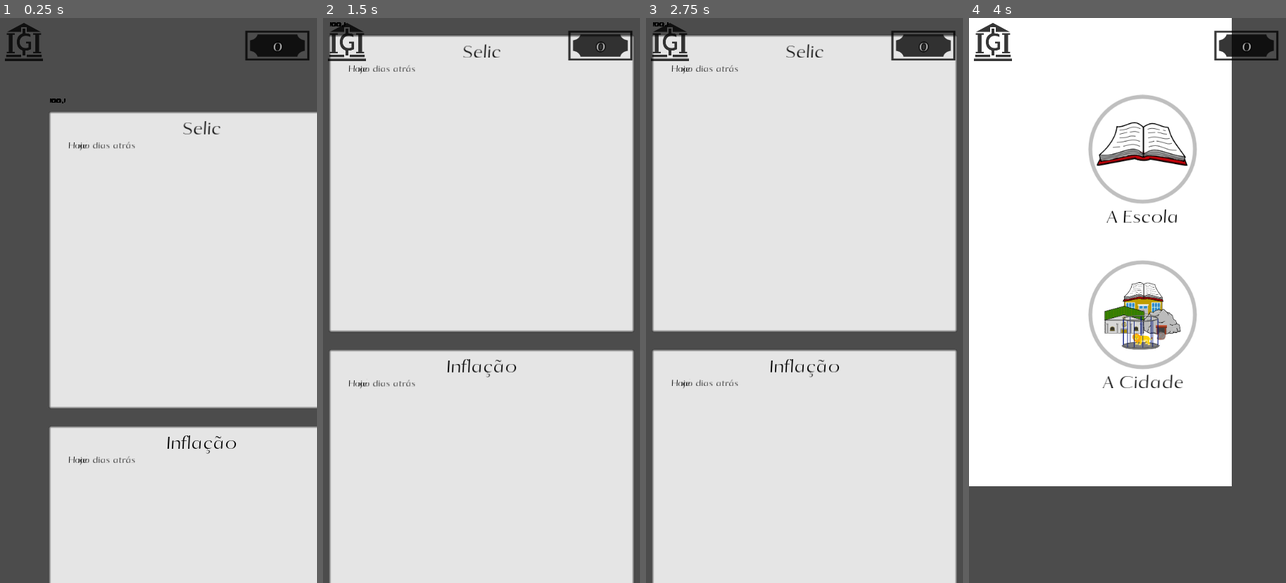
Above: before the commit, frames 1-4 (left to right).
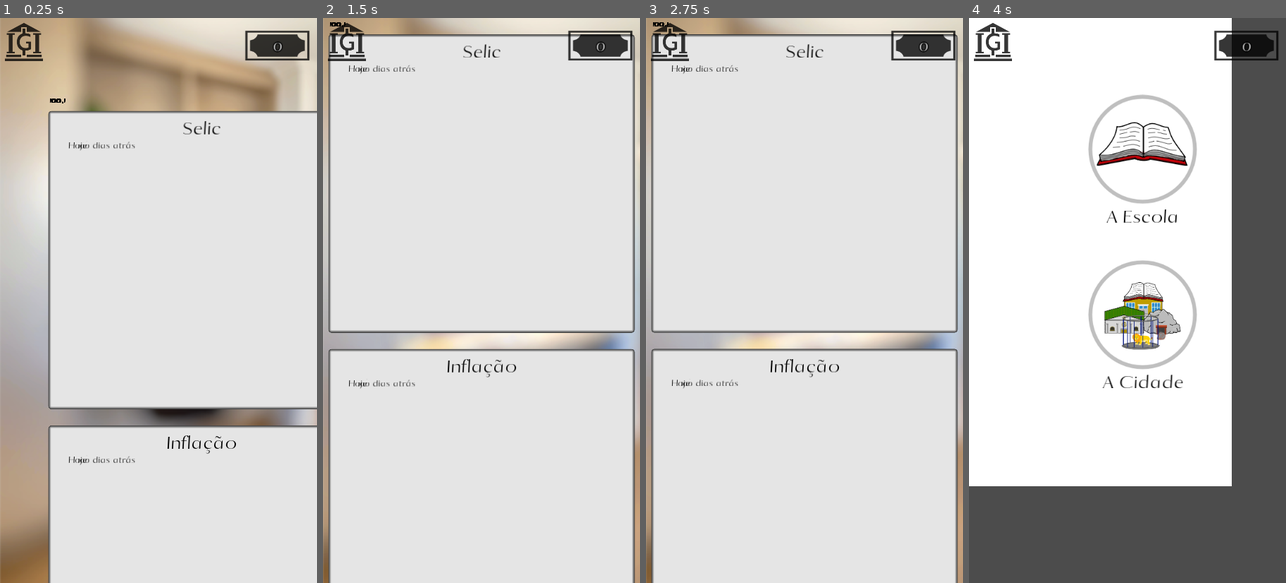
Above: after the commit, the same moments.

Repository: AndreMoukarzel/Grana-Preta
Game: Godot game, scene res://home/Home.tscn
The game is run twice, just before and just after one commit, with the same random seed, the same clock (stepped at 60 frames per second) and the same inputs. This scene is started directly instead of the project's main scene. The engine's default icon, where the game draws it, is replaced by a stand-in: a white triangle on a blue panel in a dark square.
Inputs (mouse positions are in pixels of both pictures, inside the frame that each line leads up to):
- Up to frame 1 (0.25 s): no input
- Up to frame 2 (1.5 s): move the mouse to (551, 272) at 0.52 s; click (551, 272) at 0.67 s; drag from (418, 328) to (465, 413) at 1.27 s
- Up to frame 3 (2.75 s): tap Enter at 2 s; move the mouse to (836, 176) at 2.02 s; click (836, 176) at 2.17 s
- Up to frame 4 (4 s): click (994, 40) at 2.75 s; click (1038, 215) at 3.5 s

The runs differ from the first frame. In frame 1, 31% of the frame differs, in the area x 0-100%, y 0-100%; in frame 2, 9.1%; in frame 3, 9.1%; in frame 4, nothing differs.
Error in both runs: Division By Zero in operator '/'. (res://home/IndexDisplay.gd:28)

Commit message:
Add Background to Home

Diff:
--- a/home/Home.gd
+++ b/home/Home.gd
@@ -1,40 +1,4 @@
 extends Control
-
-const ID_SCN = preload("res://home/IndexDisplay.tscn")
-
-func _ready():
-	var SelicGraph     = ID_SCN.instance()
-	var InflationGraph = ID_SCN.instance()
-
-	add_child(SelicGraph)
-	SelicGraph.set_current_graph("LineGraph", Save.selic_last100, Vector2(10, 70),
-	                             {"size" : Vector2(556, 500)})
-	add_title_to_graph("Selic", SelicGraph)
-
-	add_child(InflationGraph)
-	InflationGraph.set_current_graph("LineGraph", Save.inflation_last100, Vector2(10, 640),
-	                                 {"size" : Vector2(556, 500), "color" : Color(1, .1, .1, .8)})
-	add_title_to_graph("Inflação", InflationGraph)
-
-
-func add_title_to_graph(title : String, Graph):
-	var Bg = Graph.get_node("Background")
-	var l = Label.new()
-	var text_font
-
-	Bg.rect_size     += Vector2(0, 40)
-	Bg.rect_position -= Vector2(0, 40)
-	text_font            = DynamicFont.new()
-	text_font.size       = 40
-	text_font.font_data  = load("res://school/Lessons/LessonFont.otf")
-	text_font.use_filter = true
-	l.set("custom_fonts/font", text_font)
-	l.add_color_override("font_color", Color(0, 0, 0))
-	l.align = Label.ALIGN_CENTER
-	l.text = title
-	l.rect_size = Vector2(556, 1)
-	l.rect_position = Vector2(10, Graph.current_graph.pos.y - 45)
-	Graph.add_child(l)
 
 
 func _on_HUD_on_Back_pressed():
--- a/home/Home.tscn
+++ b/home/Home.tscn
@@ -1,8 +1,10 @@
-[gd_scene load_steps=4 format=2]
+[gd_scene load_steps=6 format=2]
 
 [ext_resource path="res://home/Home.gd" type="Script" id=1]
 [ext_resource path="res://HUD.tscn" type="PackedScene" id=2]
-[ext_resource path="res://SwipeHandler.tscn" type="PackedScene" id=3]
+[ext_resource path="res://home/house_treated.png" type="Texture" id=3]
+[ext_resource path="res://SwipeHandler.tscn" type="PackedScene" id=4]
+[ext_resource path="res://house/Computer.tscn" type="PackedScene" id=5]
 
 [node name="Home" type="Control"]
 anchor_right = 1.0
@@ -11,12 +13,24 @@
 
 [node name="HUD" parent="." instance=ExtResource( 2 )]
 
-[node name="SwipeHandler" parent="." instance=ExtResource( 3 )]
+[node name="Background" type="ParallaxBackground" parent="."]
+editor/display_folded = true
+
+[node name="TextureRect" type="TextureRect" parent="Background"]
+margin_right = 1512.0
+margin_bottom = 1024.0
+texture = ExtResource( 3 )
+expand = true
+
+[node name="SwipeHandler" parent="." instance=ExtResource( 4 )]
+editor/display_folded = true
 
 [node name="SwipingCamera" parent="SwipeHandler" index="0"]
 limit_right = 576
 limit_bottom = 1200
 
+[node name="Computer" parent="." instance=ExtResource( 5 )]
+
 [connection signal="on_Back_pressed" from="HUD" to="." method="_on_HUD_on_Back_pressed"]
 
 [editable path="SwipeHandler"]
--- a/home/IndexDisplay.tscn
+++ b/home/IndexDisplay.tscn
@@ -38,6 +38,7 @@
 font_data = ExtResource( 2 )
 
 [node name="IndexDisplay" type="Control"]
+editor/display_folded = true
 anchor_right = 1.0
 anchor_bottom = 1.0
 script = ExtResource( 1 )
--- /dev/null
+++ b/house/Computer.gd
@@ -0,0 +1,43 @@
+extends Control
+
+const ID_SCN = preload("res://home/IndexDisplay.tscn")
+
+func _ready():
+	var SelicGraph     = ID_SCN.instance()
+	var InflationGraph = ID_SCN.instance()
+
+	add_child(SelicGraph)
+	SelicGraph.set_current_graph("LineGraph", Save.selic_last100, Vector2(10, 70),
+	                             {"size" : Vector2(556, 500)})
+	add_title_to_graph("Selic", SelicGraph)
+
+	add_child(InflationGraph)
+	InflationGraph.set_current_graph("LineGraph", Save.inflation_last100, Vector2(10, 640),
+	                                 {"size" : Vector2(556, 500), "color" : Color(1, .1, .1, .8)})
+	add_title_to_graph("Inflação", InflationGraph)
+
+
+func add_title_to_graph(title : String, Graph):
+	var Bg = Graph.get_node("Background")
+	var l = Label.new()
+	var text_font
+
+	Bg.rect_size     += Vector2(0, 40)
+	Bg.rect_position -= Vector2(0, 40)
+	text_font            = DynamicFont.new()
+	text_font.size       = 40
+	text_font.font_data  = load("res://school/Lessons/LessonFont.otf")
+	text_font.use_filter = true
+	l.set("custom_fonts/font", text_font)
+	l.add_color_override("font_color", Color(0, 0, 0))
+	l.align = Label.ALIGN_CENTER
+	l.text = title
+	l.rect_size = Vector2(556, 1)
+	l.rect_position = Vector2(10, Graph.current_graph.pos.y - 45)
+	Graph.add_child(l)
+
+
+func _on_HUD_on_Back_pressed():
+	var e = get_tree().change_scene("res://City.tscn")
+	if e != 0:
+		print("City scene couldn't be loaded")
--- /dev/null
+++ b/house/Computer.tscn
@@ -0,0 +1,8 @@
+[gd_scene load_steps=2 format=2]
+
+[ext_resource path="res://house/Computer.gd" type="Script" id=1]
+
+[node name="Computer" type="Control"]
+anchor_right = 1.0
+anchor_bottom = 1.0
+script = ExtResource( 1 )
Binary file added: home/house_treated.png
Not shown, added: home/house_treated.png.import
